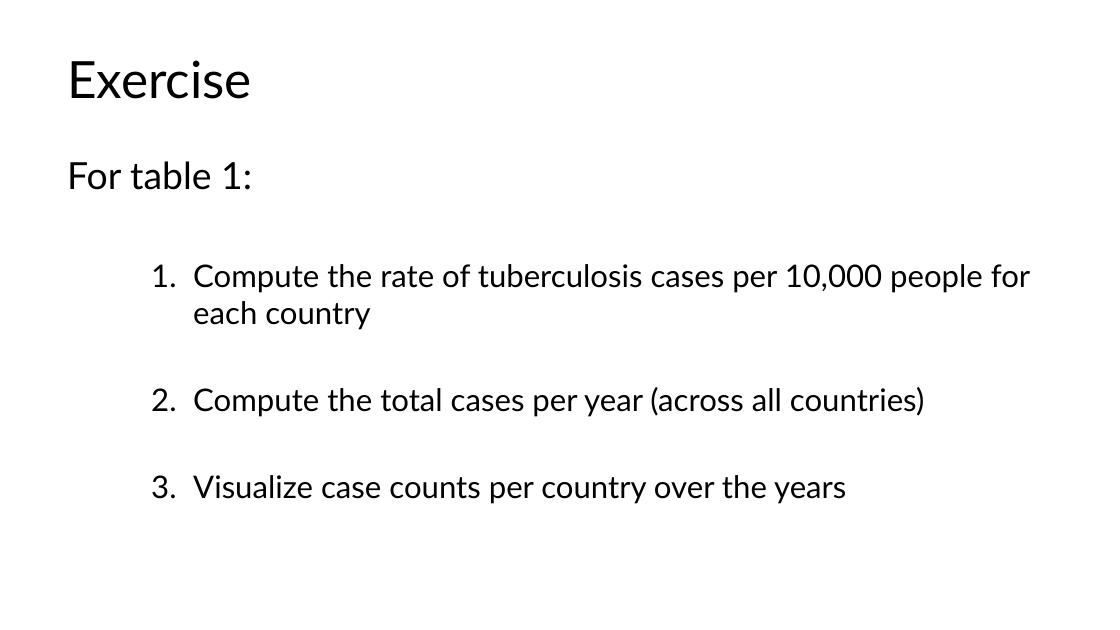
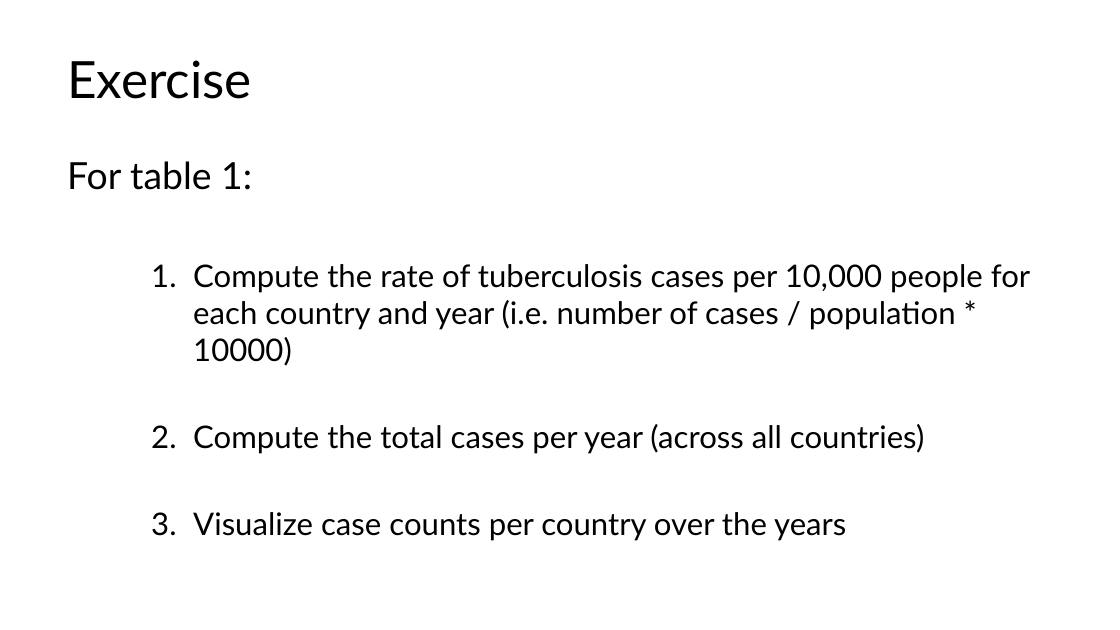
Before and after one commit to nt246/NTRES-6100-data-science, a slide deck: slide 6 of slides/Slides_tidydata.pptx. Drawn at 1120x630 pixels with LibreOffice and Linux fonts; fonts in the diff are those of the drawing. Boxes give left, top, right and bottom in pixels: in the first picture for what was removed or moved away, otherwise in the second. Text is boxed around its words. In the diff, an @@ line names an element or a change of style, - is before the commit and + after.

```diff
--- a/slides/Slides_tidydata.pptx
+++ b/slides/Slides_tidydata.pptx
@@ text at (193, 264, 1030, 366): text changed @@
-    1. Compute the rate of tuberculosis cases per 10,000 people for each country
+    1. Compute the rate of tuberculosis cases per 10,000 people for each country and year (i.e. number of cases / population * 10000)
```
Also in this commit, not shown: 3 other slides changed, 5 other files.
